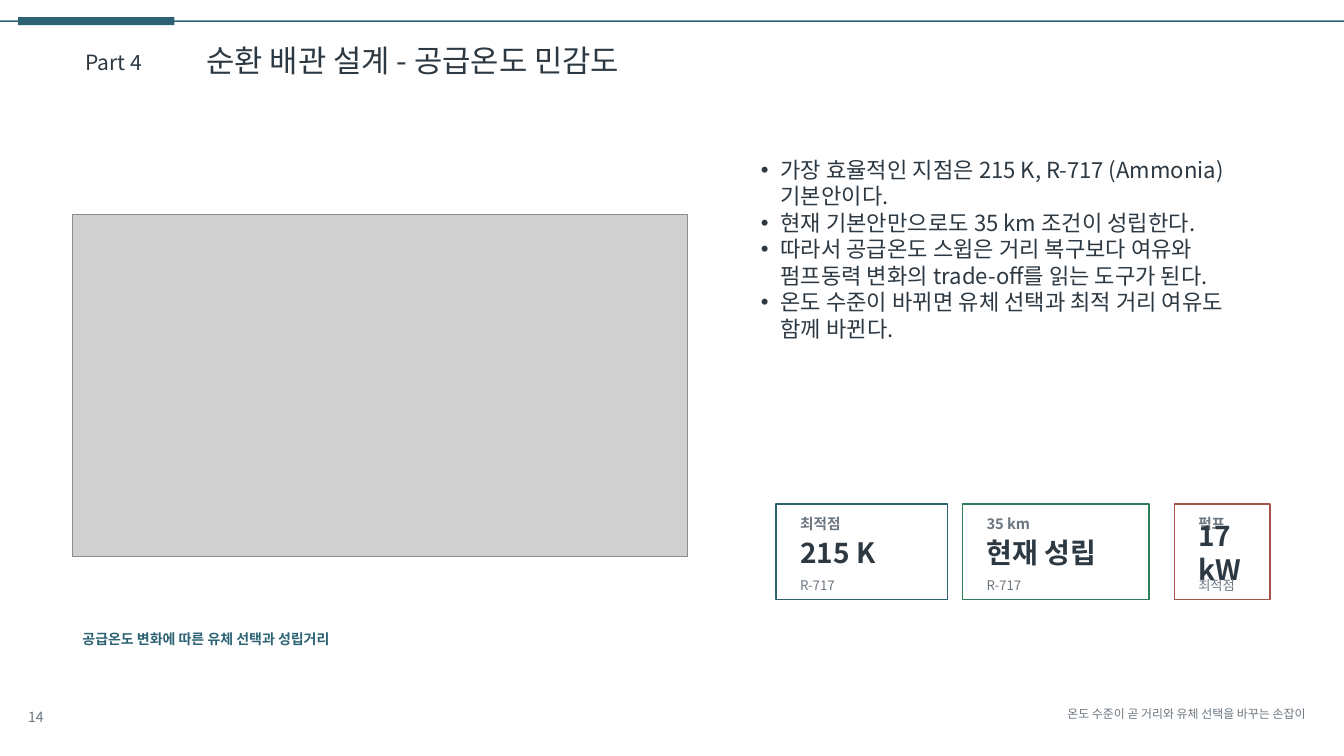
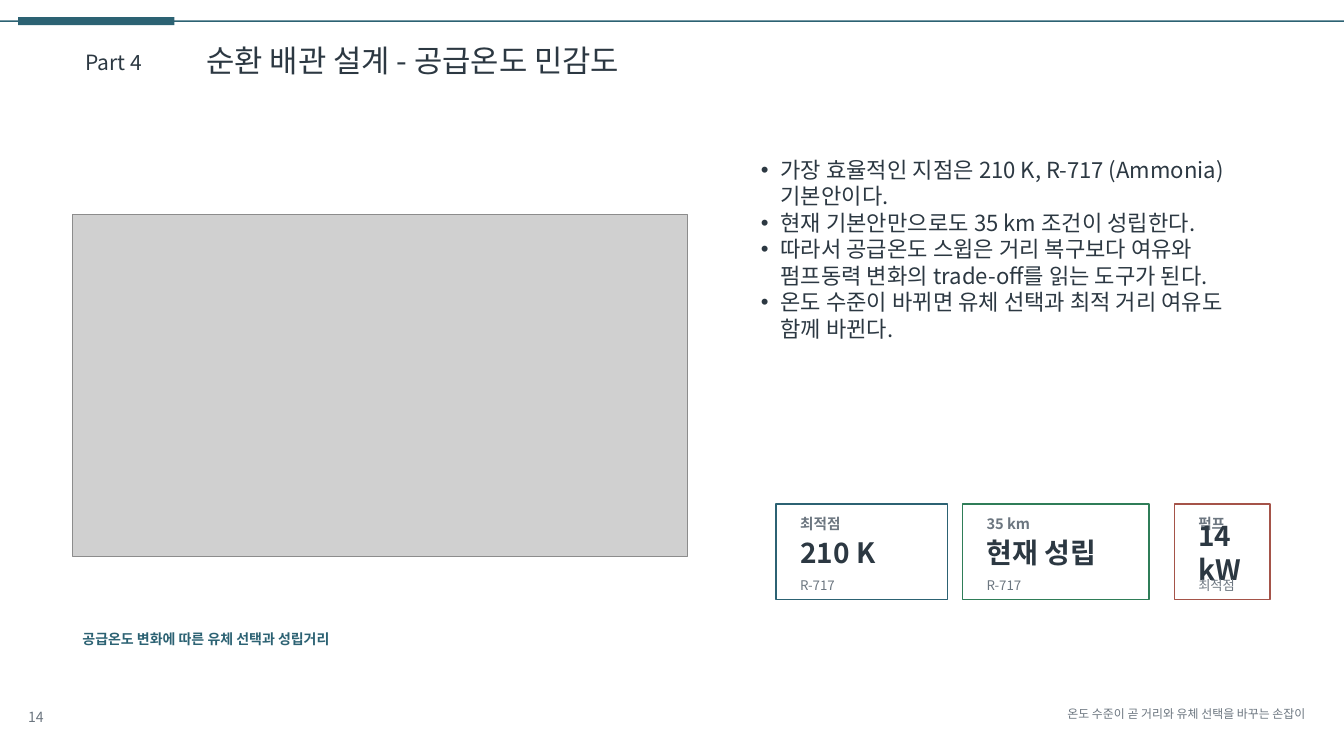
Before and after one commit to CuriousN006/lng-idc-design-study, a slide deck: slide 14 of deliverables/presentation_draft.pptx. Drawn at 1344x756 pixels with LibreOffice and Linux fonts; fonts in the diff are those of the drawing; grey boxes stand for pictures. Boxes give left, top, right and bottom in pixels: in the first picture for what was removed or moved away, otherwise in the second. Text is boxed around its words. In the diff, an @@ line names an element or a change of style, - is before the commit and + after.

```diff
--- a/deliverables/presentation_draft.pptx
+++ b/deliverables/presentation_draft.pptx
@@ text at (x1=781, y1=159, x2=1224, y2=206): text changed @@
-• 가장 효율적인 지점은 215 K, R-717 (Ammonia) 기본안이다.
+• 가장 효율적인 지점은 210 K, R-717 (Ammonia) 기본안이다.
@@ text at (x1=1198, y1=518, x2=1241, y2=588): text changed @@
-17 kW
+14 kW
@@ text at (x1=800, y1=542, x2=875, y2=564): text changed @@
-215 K
+210 K
```
Also in this commit, not shown: 1 other slide changed, 10 other files.
